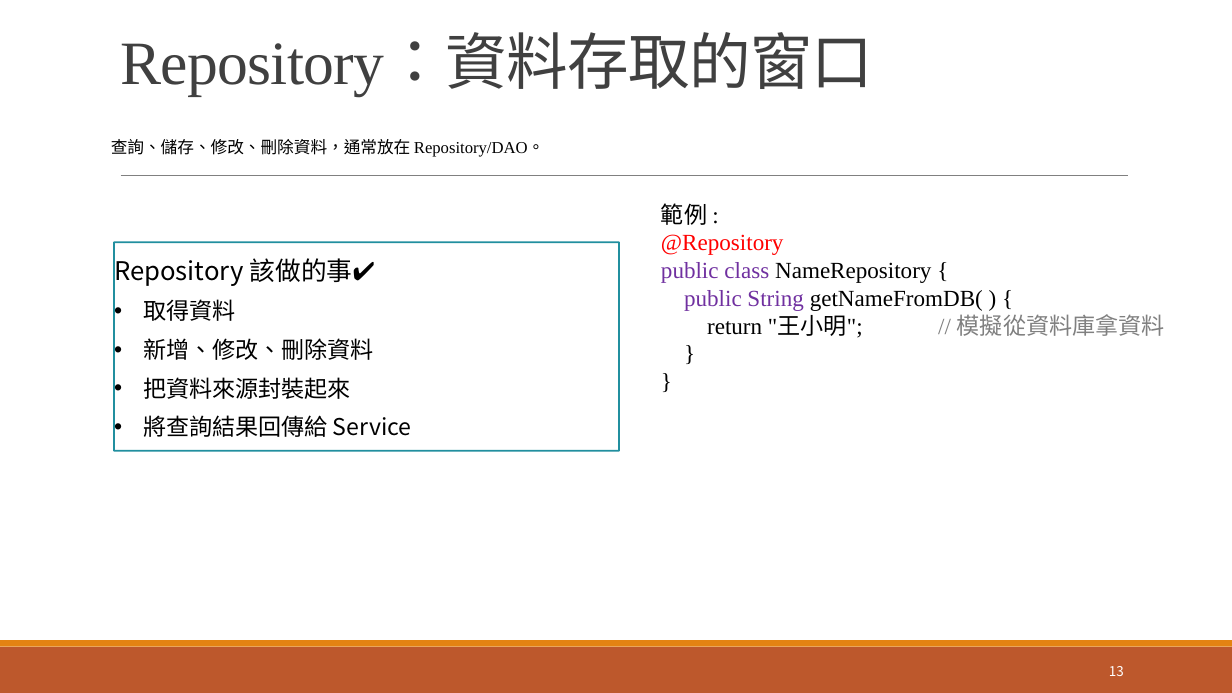
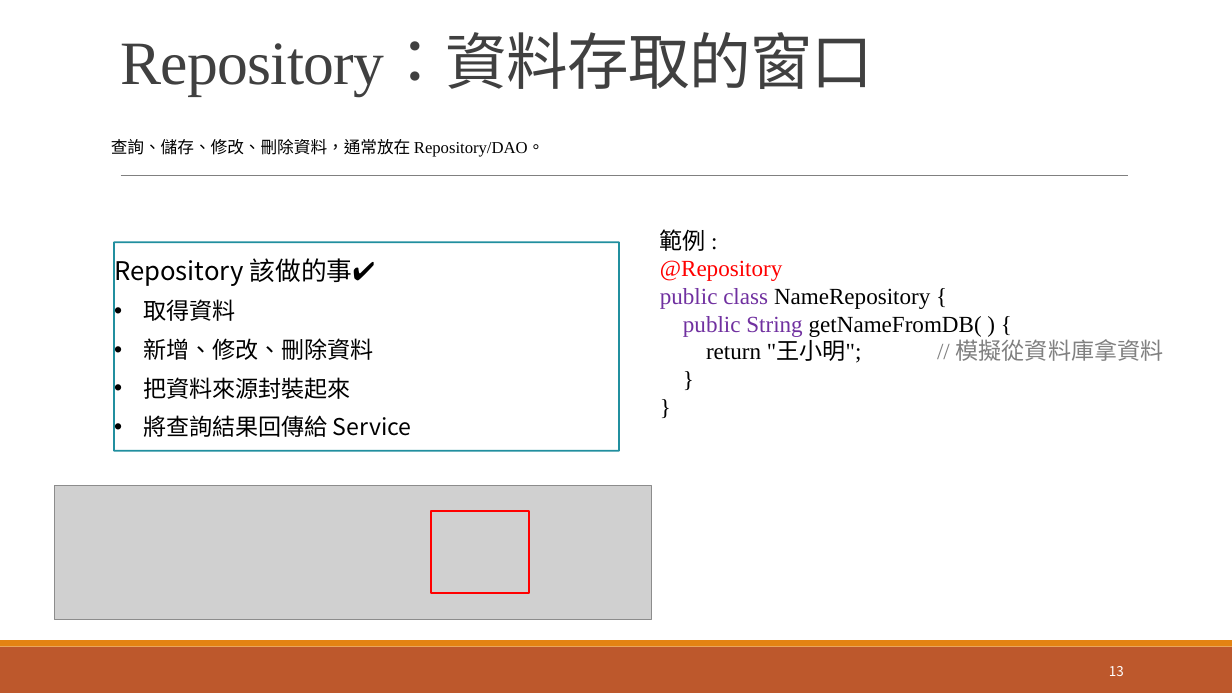
Before and after one commit to GrantChen-XD/CaUpload, a slide deck: slide 13 of JAVA教學.pptx. Drawn at 1232x693 pixels with LibreOffice and Linux fonts; fonts in the diff are those of the drawing; grey boxes stand for pictures. Boxes give left, top, right and bottom in pixels: in the first picture for what was removed or moved away, otherwise in the second. Text is boxed around its words. In the diff, an @@ line names an element or a change of style, - is before the commit and + after.

```diff
--- a/JAVA教學.pptx
+++ b/JAVA教學.pptx
@@ text "範例 :": place and size @@
-text "範例 :" at bbox=[661, 203, 1165, 338]
+text "範例 :" at bbox=[660, 229, 1164, 363]
@@ picture added at bbox=[55, 486, 652, 620] @@
@@ rectangle added at bbox=[432, 511, 530, 593], outline #FF0000 1.5 pt @@
```
Also in this commit, not shown: 3 other slides changed, 3 slides removed.
